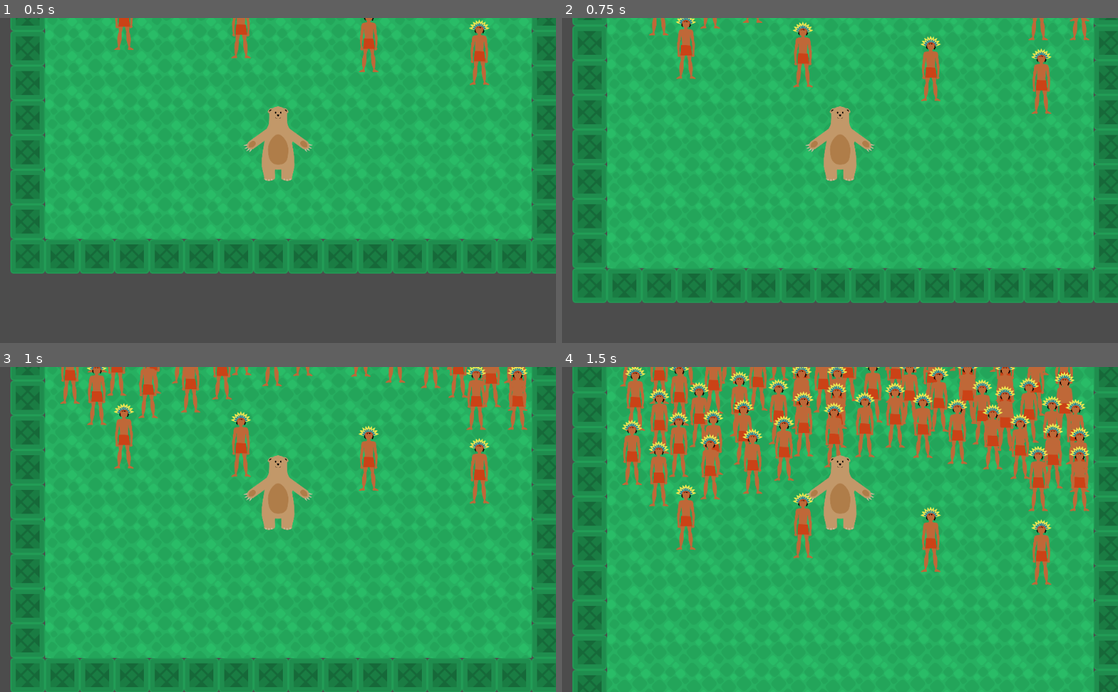
Above: before the commit, frames 1-4 (two rows, left to right).
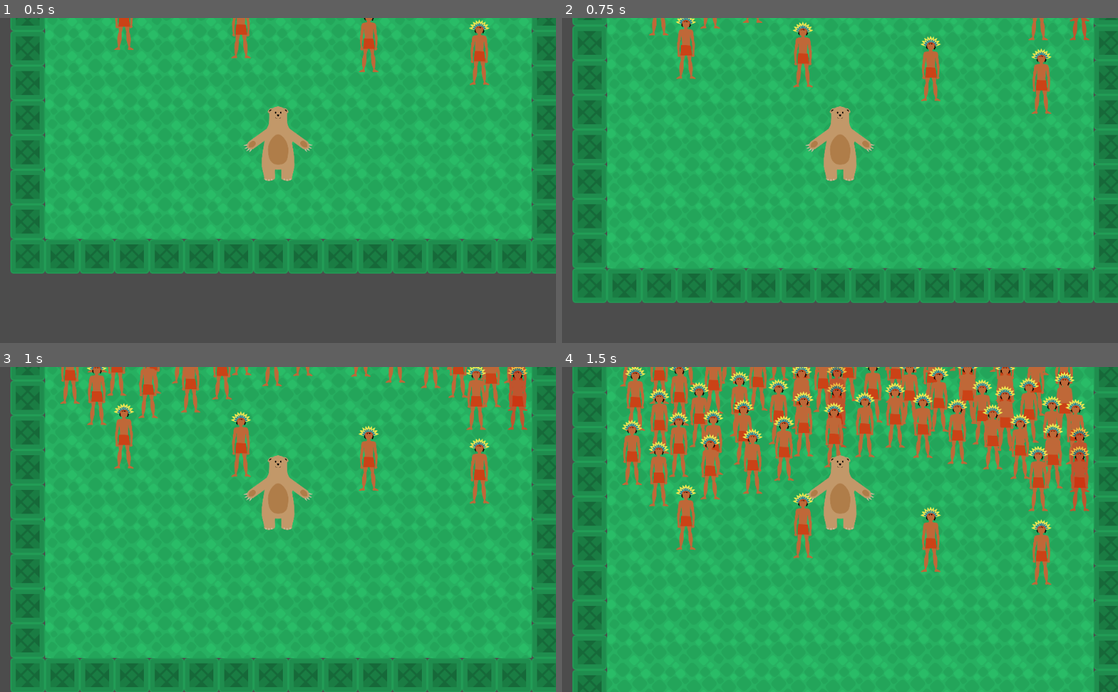
Above: after the commit, the same moments.

Repository: lendroit/welcome_thomas
Game: Godot game, scene res://World.tscn
Two runs of this game, one before a commit and one after it. Both use one fixed random seed, a clock stepped at 60 frames per second and the inputs below.
Inputs:
- Up to frame 1 (0.5 s): no input
- Up to frame 2 (0.75 s): tap Enter (ui_accept) at 0.5 s; hold Up (ui_up) from 0.53 s (still down)
- Up to frame 3 (1 s): keep holding Up (ui_up); tap Enter (ui_accept) at 0.77 s
- Up to frame 4 (1.5 s): keep holding Up (ui_up)

Frame 1 is identical in both runs. In frame 3, less than 0.1% of the frame differs, in the area x 91-95%, y 0-3%; in frame 4, 0.3%, in the area x 45-95%, y 0-28%.

Commit message:
feature: mayans get angrier the further they are

Diff:
--- a/Mayan/Mayan.gd
+++ b/Mayan/Mayan.gd
@@ -1,7 +1,12 @@
 extends RigidBody2D
 
 var initial_position := Vector2.ZERO;
+var collision_count = 0
+var angriness = 0.0
+var furthest_distance_ever = 0.0
 
+const ACCEPTABLE_DISTANCE = 10 # max distance before mayans get angry
+const MAX_DISTANCE = 50
 const FRICTION = 0.3
 const SPEED = 0.5
 
@@ -19,5 +24,17 @@
 	var direction_towards_initial_position = position.direction_to(initial_position)
 	var distance_to_initial_position = position.distance_to(initial_position)
 
-	if distance_to_initial_position > 0:
+	if distance_to_initial_position > furthest_distance_ever:
+		furthest_distance_ever = distance_to_initial_position
+
+	#if distance_to_initial_position < ACCEPTABLE_DISTANCE:
+	#	angriness = 0.0
+	#else:
+		#angriness = max(0.0, min(1.0, (furthest_distance_ever*1.0 - ACCEPTABLE_DISTANCE*1.0) / (MAX_DISTANCE*1.0 - ACCEPTABLE_DISTANCE*1.0)))
+	angriness = max(0.0, min(1.0, 1.0*(furthest_distance_ever - ACCEPTABLE_DISTANCE) / (MAX_DISTANCE - ACCEPTABLE_DISTANCE)))
+	self.modulate.g = 1.0 - angriness
+	self.modulate.b = 1.0 - angriness
+
+
+	if distance_to_initial_position > ACCEPTABLE_DISTANCE:
 		state.apply_central_impulse(direction_towards_initial_position * distance_to_initial_position * SPEED)
